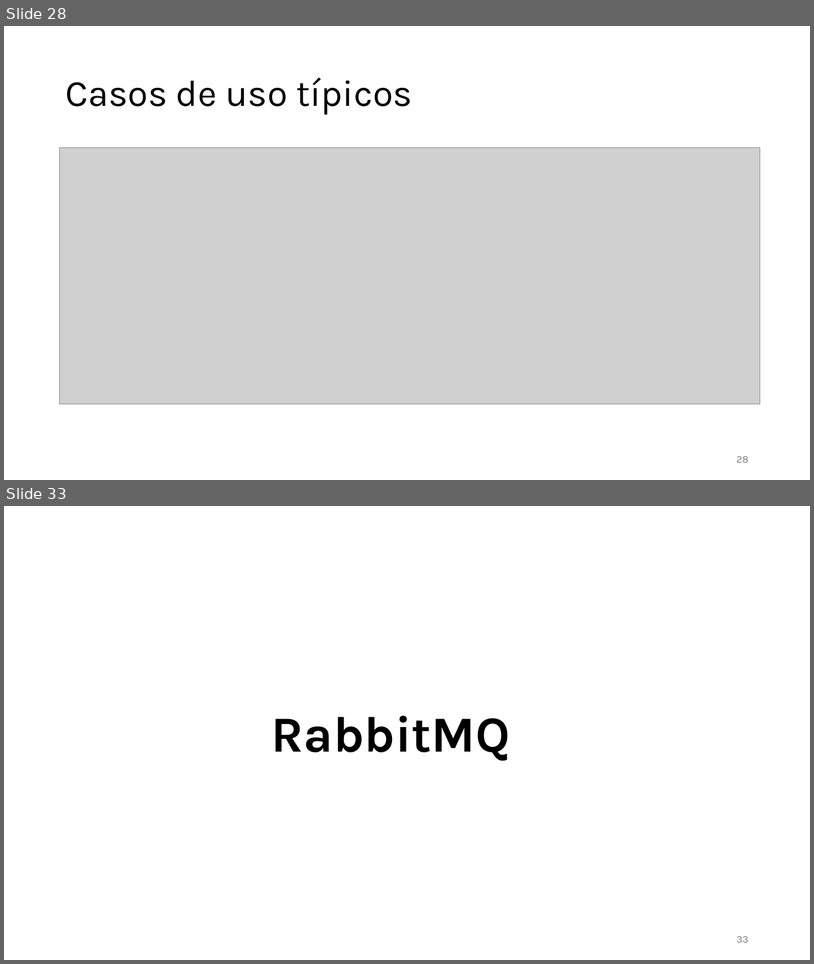
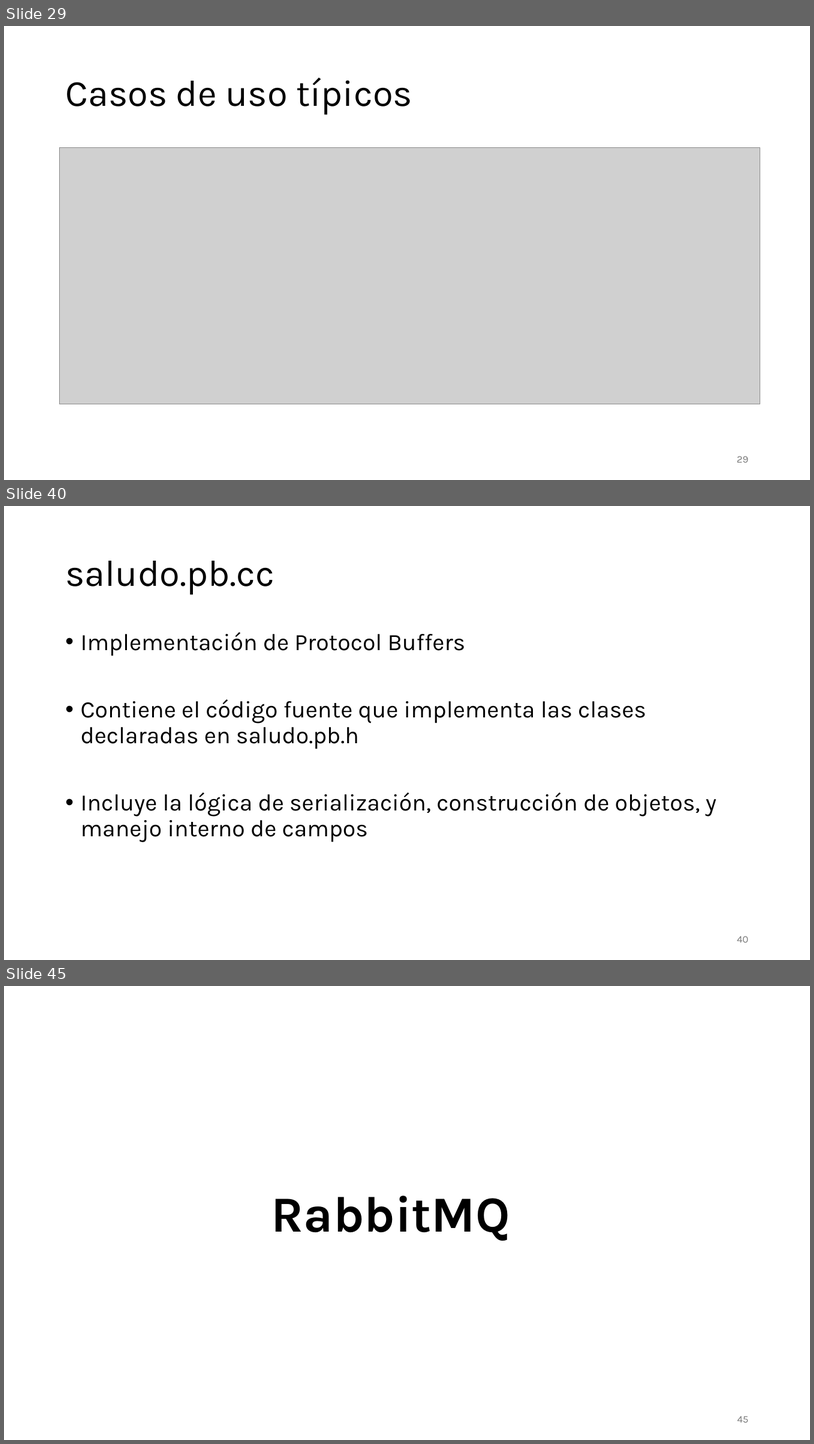
Before and after one commit to aldebarran22/CURSO_CPP_SERVICIOS_30H, a slide deck: doc/3_Comunicacion_microservicios_C++.pptx. Shown one above the other, each under a label of ours: slides 28 and 33 before the commit, slides 29, 40 and 45 after it; the slides between them are not shown. The pictures are 814x964 and 814x1444 pixels, drawn with LibreOffice and Linux fonts; fonts in the diff are those of the drawing; grey boxes stand for pictures. Boxes give left, top, right and bottom in pixels: in the first picture for what was removed or moved away, otherwise in the second. Text is boxed around its words. In the diff, an @@ line names an element or a change of style, - is before the commit and + after.

```diff
--- a/doc/3_Comunicacion_microservicios_C++.pptx
+++ b/doc/3_Comunicacion_microservicios_C++.pptx
@@ slide 40 added at [4,506,810,960], background #FFFFFF @@
@@ title added at [65,561,275,595], 44 pt, text #000000 @@
+saludo.pb.cc
@@ text added at [81,632,717,842], 28 pt, text #000000 @@
+• Implementación de Protocol Buffers
+• Contiene el código fuente que implementa las clases declaradas en saludo.pb.h
+• Incluye la lógica de serialización, construcción de objetos, y manejo interno de campos
@@ page number added at [737,936,749,942], 12 pt, text #797979 @@
+40
@@ what was slide 28 is now slide 29 @@
@@ what was slide 33 is now slide 45 @@
@@ page number at [738,1416,749,1422]: text changed @@
-33
+45
```
Also in this commit, not shown: 9 slides changed, 12 other slides added, 1 slide removed, 31 other files.
